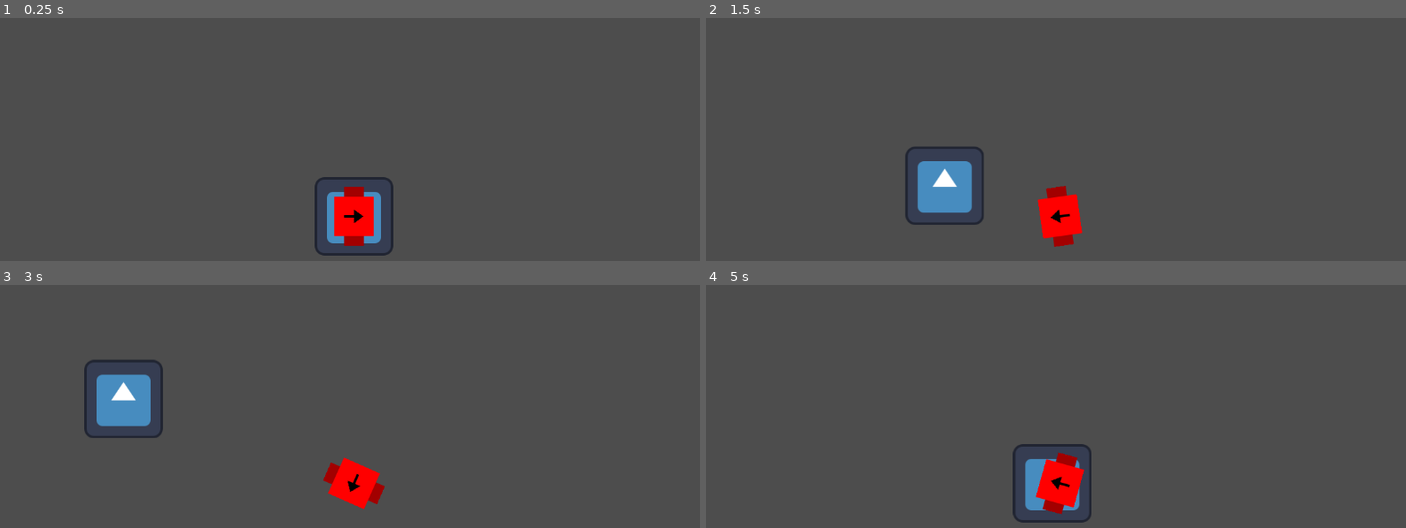
Above: before the commit, frames 1-4 (two rows, left to right).
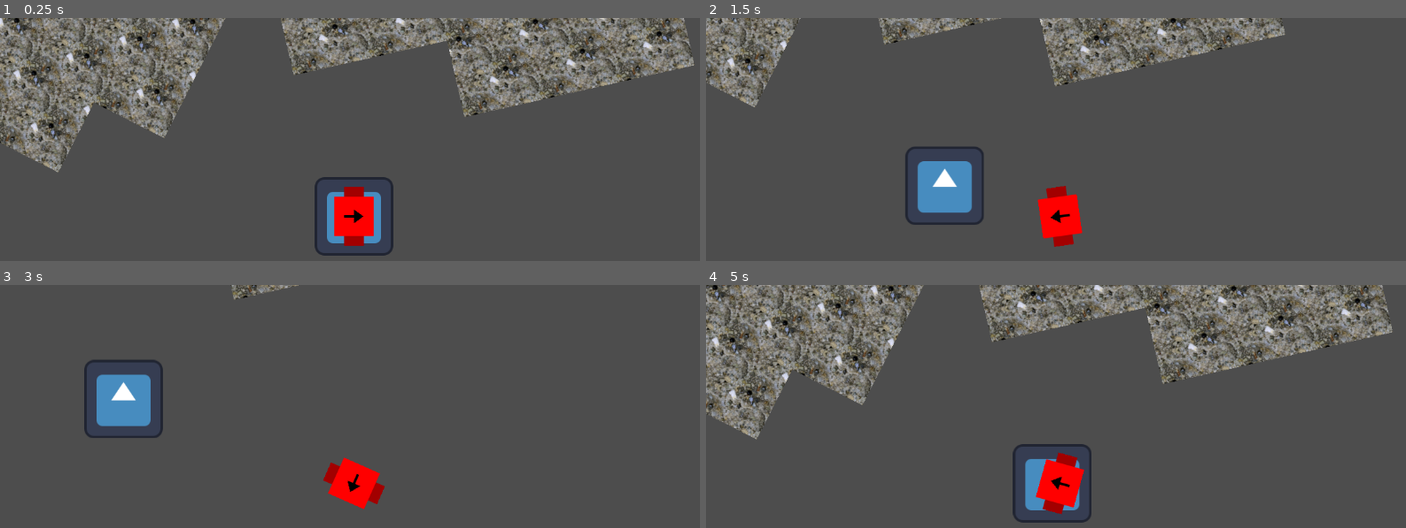
Above: after the commit, the same moments.

Repository: dragonryan06/adrift
Game: Godot game, scene res://scenes/world.tscn
Two runs of this game, one before a commit and one after it. Both use one fixed random seed, a clock stepped at 60 frames per second and the inputs below. The engine's default icon, where the game draws it, is replaced by a stand-in: a white triangle on a blue panel in a dark square.
Inputs (mouse positions are in pixels of both pictures, inside the frame that each line leads up to):
- Up to frame 1 (0.25 s): no input
- Up to frame 2 (1.5 s): tap Enter at 0.5 s; move the mouse to (1217, 195) at 0.52 s; hold D (move_right) 0.53-1.28 s; move the mouse to (916, 236) at 1.27 s; hold S (move_down) from 1.28 s (still down)
- Up to frame 3 (3 s): move the mouse to (427, 396) at 2.02 s; release S (move_down) at 2.03 s; hold D (move_right) 2.03-2.78 s; move the mouse to (outside the picture) at 2.77 s; hold W (move_up) from 2.78 s (still down)
- Up to frame 4 (5 s): move the mouse to (outside the picture) at 3.52 s; release W (move_up) at 3.53 s; hold A (move_left) from 3.53 s (still down); move the mouse to (846, 423) at 4.27 s

The runs differ from the first frame. In frame 1, 21% of the frame differs, in the area x 0-100%, y 0-64%; in frame 2, 7.8%; in frame 3, 0.2%; in frame 4, 20%.

Commit message:
Camera rotates independently of parent

Diff:
--- a/entities/player.tscn
+++ b/entities/player.tscn
@@ -13,7 +13,10 @@
 [node name="Sprite2D" type="Sprite2D" parent="."]
 texture = ExtResource("2_cc8pu")
 
-[node name="Camera2D" type="Camera2D" parent="."]
-
 [node name="CollisionShape2D" type="CollisionShape2D" parent="."]
 shape = SubResource("RectangleShape2D_utapu")
+
+[node name="Pivot" type="Node2D" parent="."]
+
+[node name="Camera2D" type="Camera2D" parent="Pivot"]
+ignore_rotation = false
--- /dev/null
+++ b/entities/test_asteroid.tscn
@@ -0,0 +1,19 @@
+[gd_scene load_steps=5 format=3 uid="uid://c7gtfnwxcascb"]
+
+[ext_resource type="Texture2D" uid="uid://kv0otlqskd0s" path="res://entities/asteroid_chunk.png" id="1_kv81k"]
+[ext_resource type="Script" path="res://systems/grid.gd" id="2_dv5ji"]
+
+[sub_resource type="TileSetAtlasSource" id="TileSetAtlasSource_4ql4r"]
+texture = ExtResource("1_kv81k")
+texture_region_size = Vector2i(128, 128)
+0:0/0 = 0
+
+[sub_resource type="TileSet" id="TileSet_tme3q"]
+tile_size = Vector2i(128, 128)
+sources/0 = SubResource("TileSetAtlasSource_4ql4r")
+
+[node name="TestAsteroid" type="TileMap"]
+tile_set = SubResource("TileSet_tme3q")
+format = 2
+layer_0/tile_data = PackedInt32Array(0, 0, 0, 65537, 0, 0, 65536, 0, 0, 131071, 0, 0, 65535, 0, 0, -65536, 0, 0, 65534, 0, 0, -1, 0, 0, 65533, 0, 0, -3, 0, 0, -2, 0, 0, -65537, 0, 0, -131072, 0, 0, -65538, 0, 0, -65535, 0, 0, -65534, 0, 0, -131071, 0, 0, 1, 0, 0, 2, 0, 0, -131073, 0, 0, -196608, 0, 0)
+script = ExtResource("2_dv5ji")
--- a/scenes/world.tscn
+++ b/scenes/world.tscn
@@ -1,11 +1,21 @@
-[gd_scene load_steps=3 format=3 uid="uid://rcdv6lft64hb"]
+[gd_scene load_steps=4 format=3 uid="uid://rcdv6lft64hb"]
 
 [ext_resource type="Texture2D" uid="uid://cu115ejfasq2k" path="res://icon.svg" id="1_4vtlf"]
 [ext_resource type="PackedScene" uid="uid://dmff683kd5rcl" path="res://entities/player.tscn" id="2_a0nbi"]
+[ext_resource type="PackedScene" uid="uid://c7gtfnwxcascb" path="res://entities/test_asteroid.tscn" id="3_847t8"]
 
 [node name="World" type="Node"]
 
 [node name="HiI\'mAReferenceSprite" type="Sprite2D" parent="."]
 texture = ExtResource("1_4vtlf")
 
+[node name="TestAsteroid" parent="." instance=ExtResource("3_847t8")]
+position = Vector2(-593, -416)
+rotation = 0.470994
+scale = Vector2(1, 1)
+
+[node name="TestAsteroid2" parent="." instance=ExtResource("3_847t8")]
+position = Vector2(248, -440)
+rotation = -0.22272
+
 [node name="Player" parent="." instance=ExtResource("2_a0nbi")]
--- /dev/null
+++ b/systems/grid.gd
@@ -0,0 +1,4 @@
+extends TileMap
+class_name Grid
+
+## A Grid object is a TileMap that the player is able to stand and walk on.
--- a/systems/player.gd
+++ b/systems/player.gd
@@ -1,4 +1,6 @@
 extends CharacterBody2D
+
+signal grid_changed(grid:Grid)
 
 @export var HEAD_TURN_SPEED = 0.5
 @export var MOVE_SPEED = 250
@@ -6,6 +8,8 @@
 func _physics_process(delta:float) -> void:
 	var angle = global_position.angle_to_point(get_global_mouse_position())+PI/2.0
 	rotation = lerp_angle(rotation,angle,HEAD_TURN_SPEED)
+	# This is so the camera can rotate independently of its parent
+	$Pivot.rotation = -rotation
 
 	var horizontal = Input.get_axis("move_left","move_right")
 	var vertical = Input.get_axis("move_up","move_down")
Binary file added: entities/asteroid_chunk.png
Not shown, added: entities/asteroid_chunk.png.import
